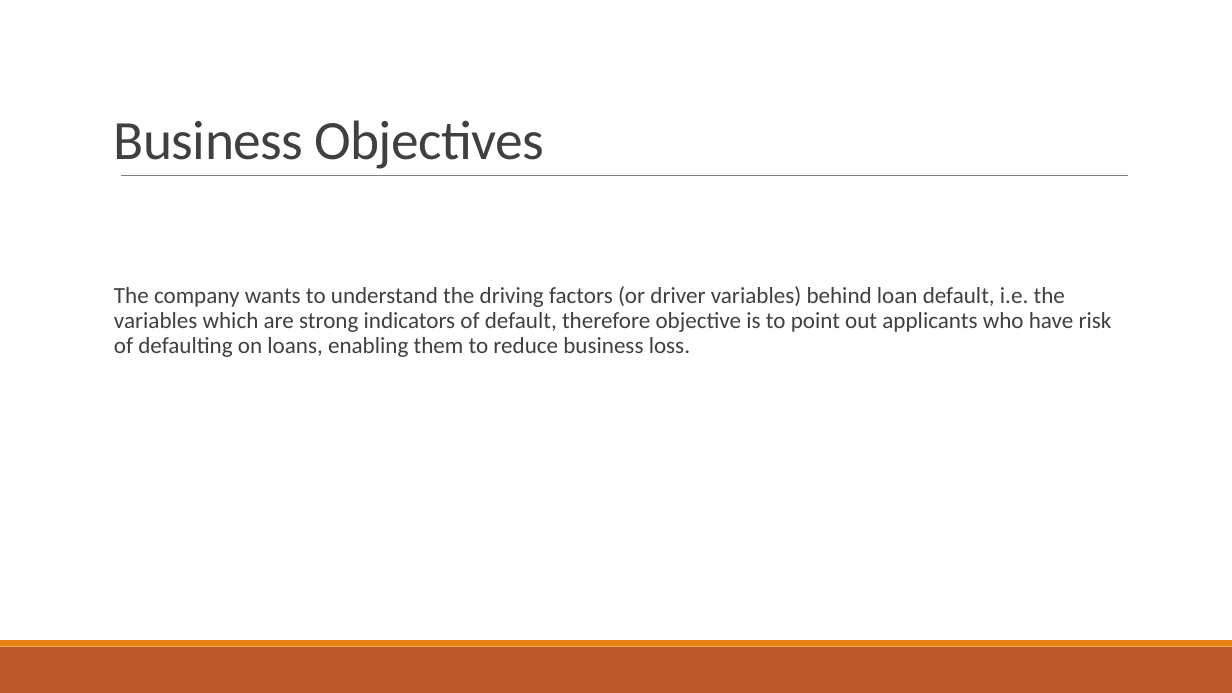
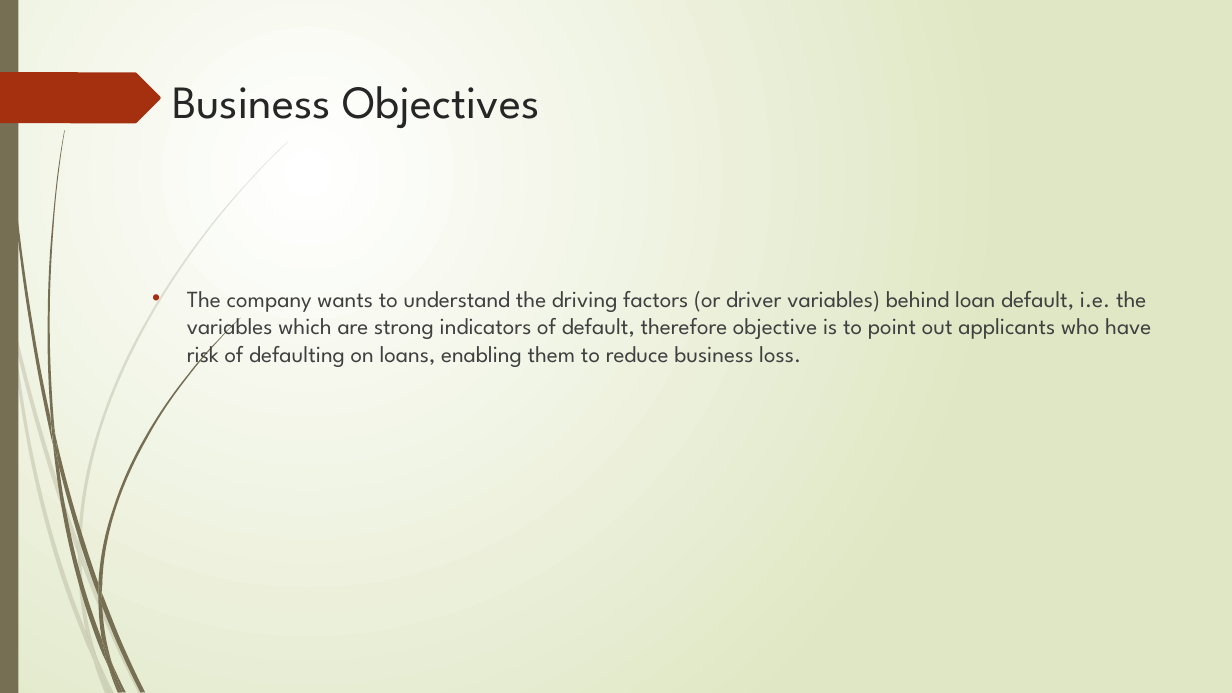
Before and after one commit to bitz-chauhan/lending_club_case_study, a slide deck: slide 3 of Lending Club Case Study.pptx. Drawn at 1232x693 pixels with LibreOffice and Linux fonts; fonts in the diff are those of the drawing. Boxes give left, top, right and bottom in pixels: in the first picture for what was removed or moved away, otherwise in the second. Text is boxed around its words. In the diff, an @@ line names an element or a change of style, - is before the commit and + after.

Commit message:
theme update

```diff
--- a/Lending Club Case Study.pptx
+++ b/Lending Club Case Study.pptx
@@ background #FFFFFF to gradient #FFFFFF to #DFE8C4 @@
@@ rectangle added at <box>0,0,18,693</box>, fill #766F54 @@
@@ freeform shape added at <box>0,72,161,123</box>, fill #A53010 @@
@@ title "Business Objectives": place and size @@
-title "Business Objectives" at <box>114,120,543,169</box>
+title "Business Objectives" at <box>172,86,539,128</box>
@@ title "Business Objectives" at <box>172,86,539,128</box>: size 43.2 to 36 pt, font Calibri to League Spartan, text colour #404040 to #262626, letter spacing -0.5 to 0 pt; line spacing 0.85 to 1; vertical alignment bottom to top @@
@@ line removed from (121, 176) to (1128, 176) @@
@@ text "The company wants to understand ...": place and size @@
-text "The company wants to understand ..." at <box>114,286,1112,357</box>
+text "The company wants to understand ..." at <box>187,291,1151,369</box>
@@ text "The company wants to understand ..." at <box>187,291,1151,369</box>: font Calibri to League Spartan; bullet   to •; line spacing 0.9 to 1; less space between paragraphs; bullet colour #E48312 to #A53010 @@
@@ rectangle removed at <box>0,647,1232,693</box> @@
@@ rectangle removed at <box>0,640,1232,647</box> @@
@@ group added at <box>0,141,288,693</box>: 10 freeform shapes @@
@@ group added at <box>3,0,240,693</box>: 12 freeform shapes @@
```
Also in this commit, not shown: 13 other slides changed.
